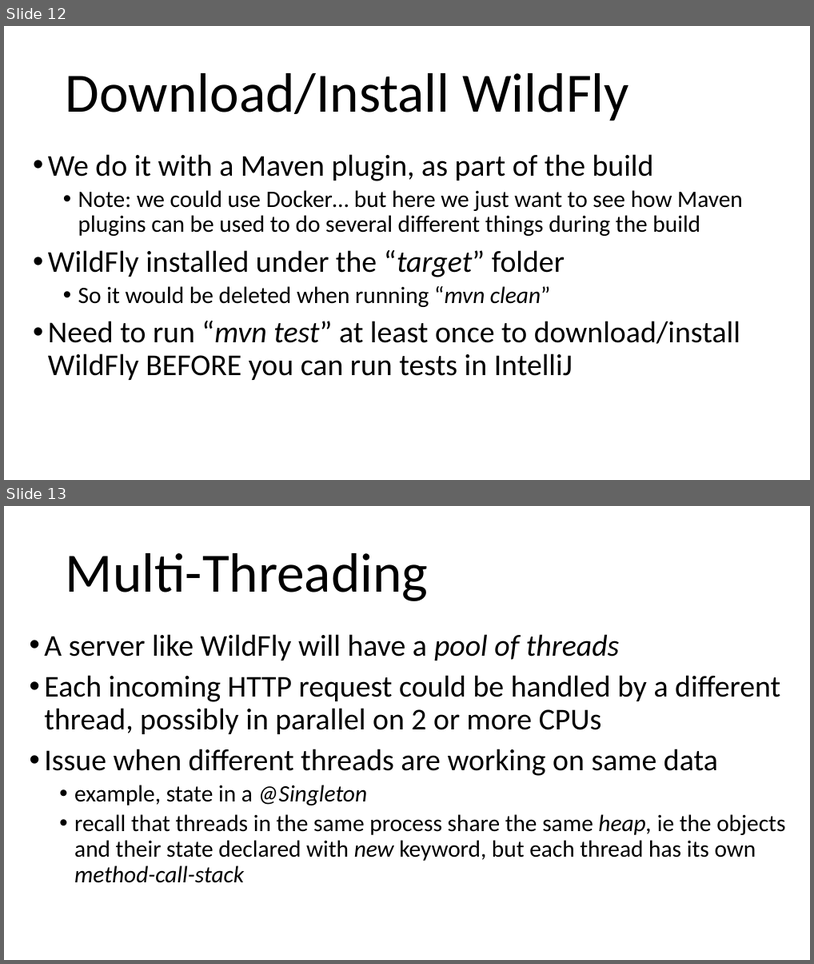
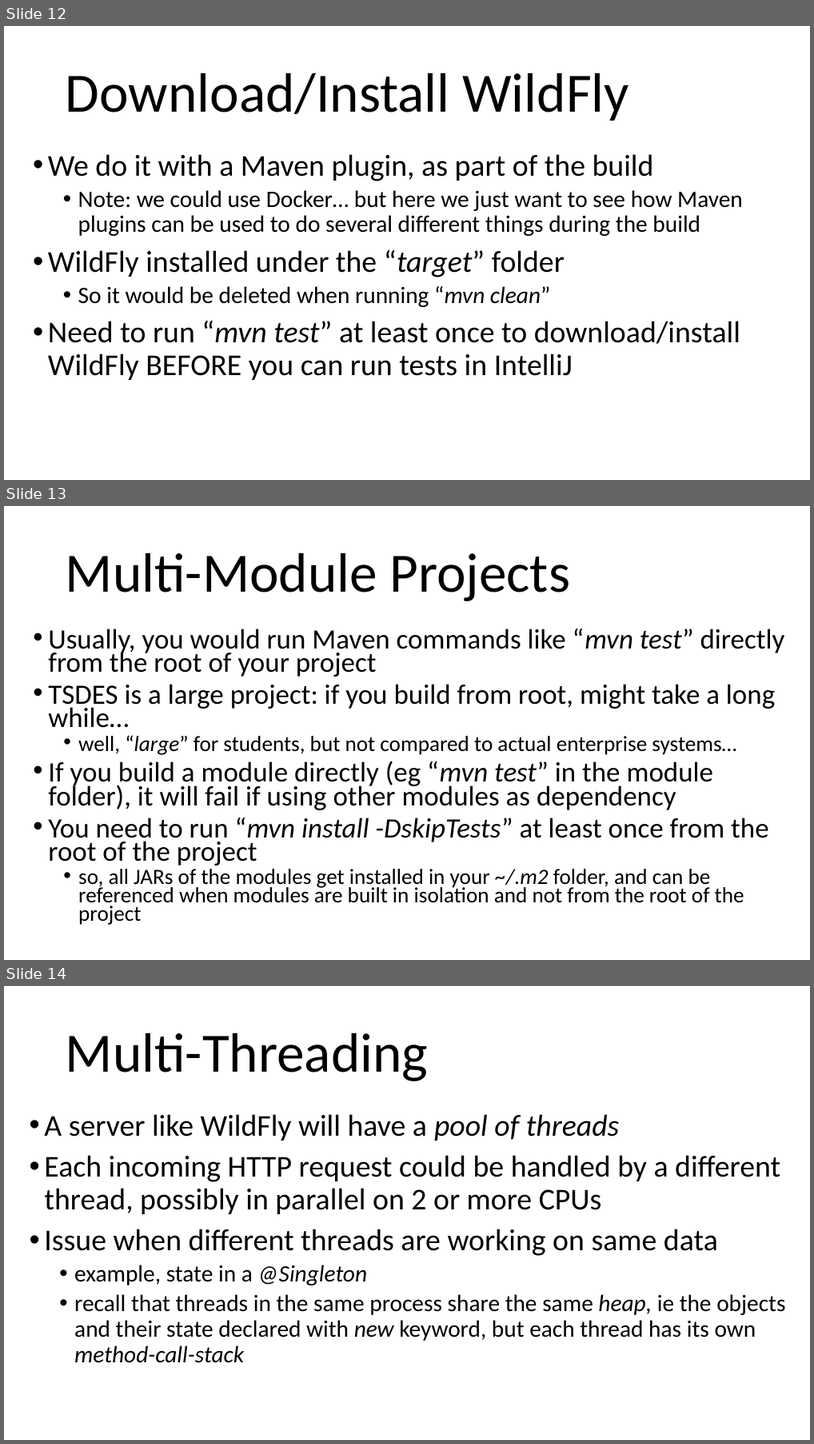
Before and after one commit to arcuri82/testing_security_development_enterprise_systems, a slide deck: doc/intro/slides/lesson_05_ejb.pptx. Shown one above the other, each under a label of ours: slides 12 and 13 before the commit, slides 12, 13 and 14 after it. The pictures are 814x964 and 814x1444 pixels, drawn with LibreOffice and Linux fonts; fonts in the diff are those of the drawing. Boxes give left, top, right and bottom in pixels: in the first picture for what was removed or moved away, otherwise in the second. Text is boxed around its words. In the diff, an @@ line names an element or a change of style, - is before the commit and + after.

```diff
--- a/doc/intro/slides/lesson_05_ejb.pptx
+++ b/doc/intro/slides/lesson_05_ejb.pptx
@@ slide 13 added at (4,506,810,960), background #FFFFFF @@
@@ title added at (66,553,570,601), 66 pt, text #000000 @@
+Multi-Module Projects
@@ text added at (48,628,786,924), 33.3 pt, text #000000 @@
+• Usually, you would run Maven commands like “mvn test” directly from the root of your project
+• TSDES is a large project: if you build from root, might take a long while…
+  • well, “large” for students, but not compared to actual enterprise systems…
+• If you build a module directly (eg “mvn test” in the module folder), it will fail if using other modules as dependency
+• You need to run “mvn install -DskipTests” at least once from the root of the project
+  • so, all JARs of the modules get installed in your ~/.m2 folder, and can be referenced when modules are built in isolation and not from the root of the project
@@ what was slide 13 is now slide 14 @@
```
Also in this commit, not shown: 6 slides changed, 1 other file.
